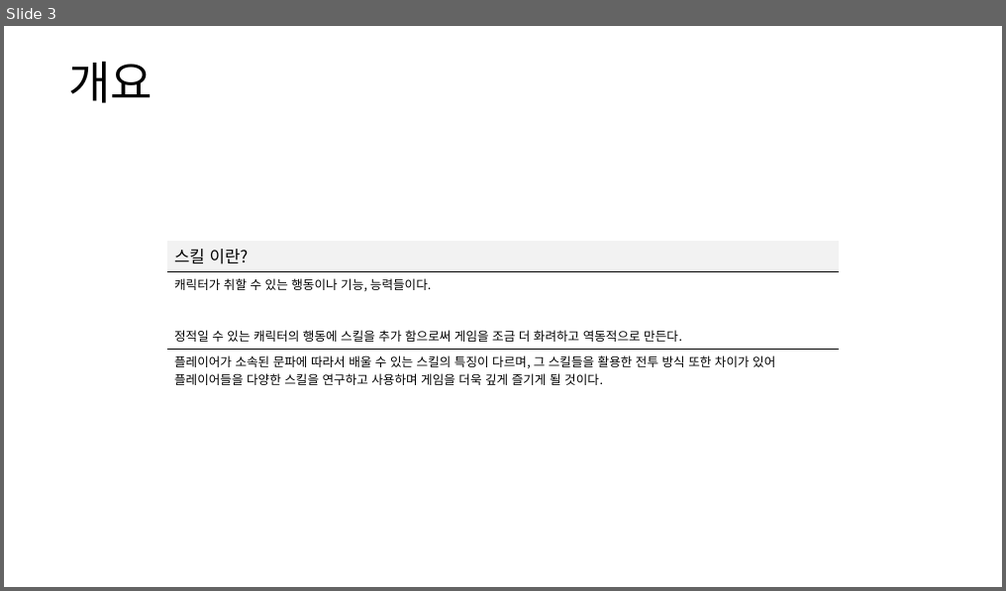
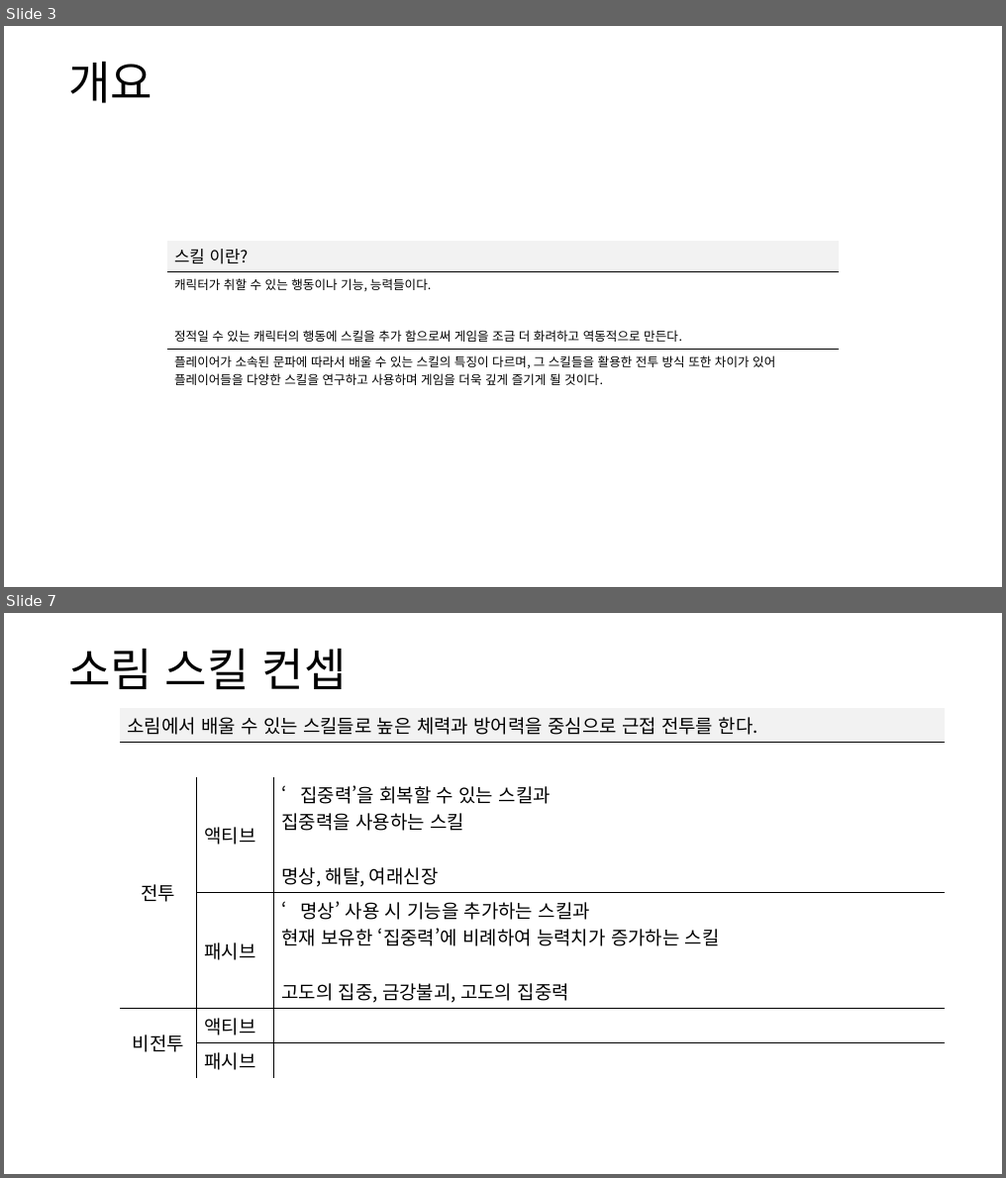
Before and after one commit to yjk0401/unityenginebasic_9th, a slide deck: 기획/방랑엽사전/스킬 기획서.pptx. Shown one above the other, each under a label of ours: slide 3 before the commit, slides 3 and 7 after it; the slides between them are not shown. The pictures are 1006x591 and 1006x1178 pixels, drawn with LibreOffice and Linux fonts; fonts in the diff are those of the drawing. Boxes give left, top, right and bottom in pixels: in the first picture for what was removed or moved away, otherwise in the second. Text is boxed around its words. In the diff, an @@ line names an element or a change of style, - is before the commit and + after.

```diff
--- a/기획/방랑엽사전/스킬 기획서.pptx
+++ b/기획/방랑엽사전/스킬 기획서.pptx
@@ slide 7 added at [4,613,1002,1174], background #FFFFFF @@
@@ text added at [68,648,347,689], 44 pt, text #000000 @@
+소림 스킬 컨셉
@@ table added at [120,708,945,1074], 6 rows, 3 columns @@
+소림에서 배울 수 있는 스킬들로 높은 체력과 방어력을 중심으로 근접 전투를 한다. |  | 
+ |  | 
+전투 | 액티브 | ‘집중력’을 회복할 수 있는 스킬과 / 집중력을 사용하는 스킬 / 명상, 해탈, 여래신장
+ | 패시브 | ‘명상’ 사용 시 기능을 추가하는 스킬과 / 현재 보유한 ‘집중력’에 비례하여 능력치가 증가하는 스킬 / 고도의 집중, 금강불괴, 고도의 집중력
+비전투 | 액티브 | 
+ | 패시브 | 
```
Also in this commit, not shown: 2 slides changed, 11 other slides added.
